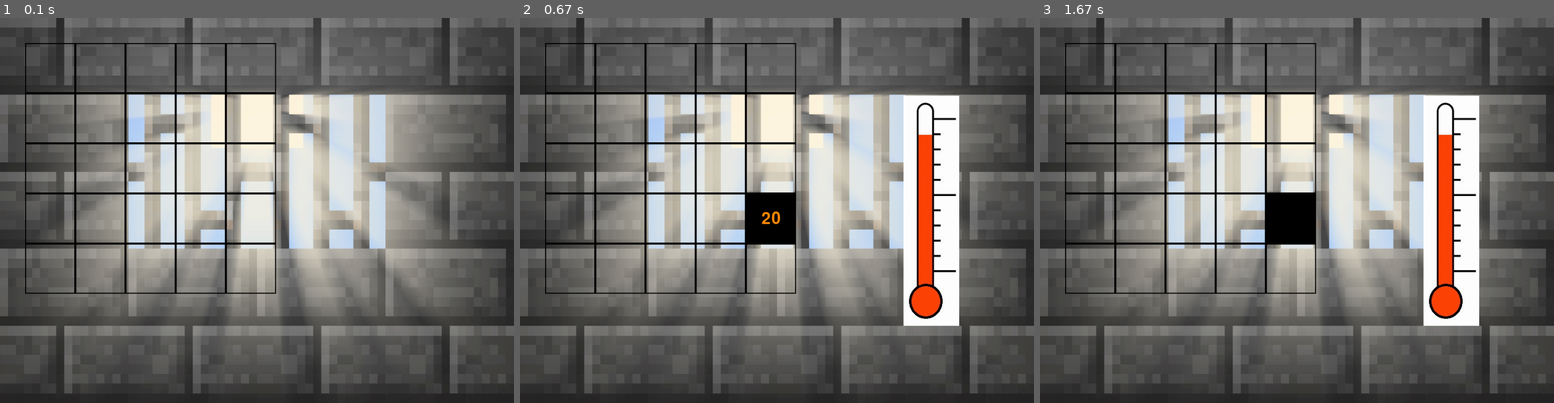
Above: before the commit, frames 1-3 (left to right).
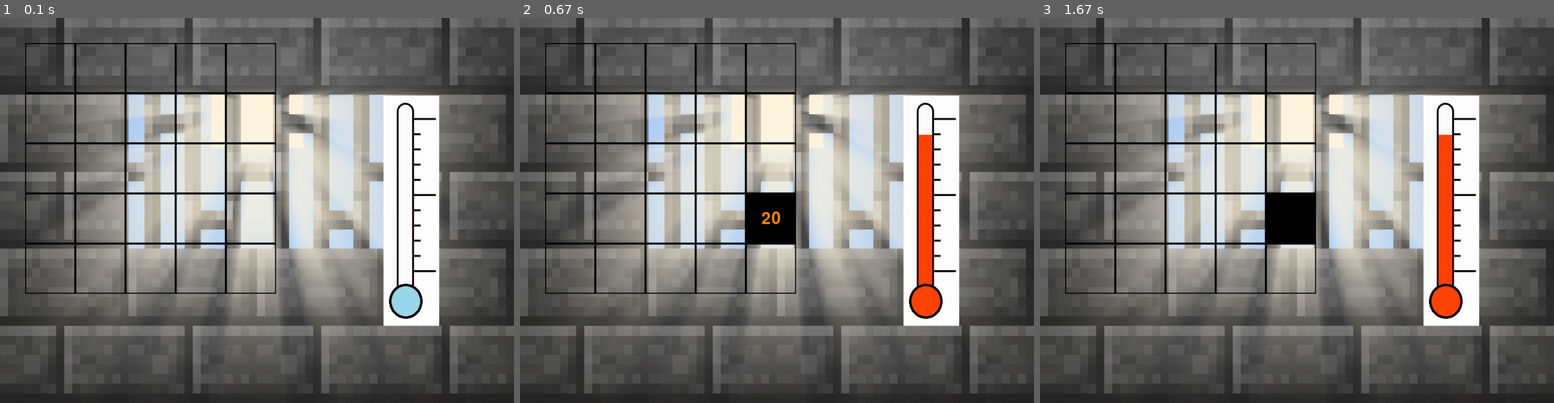
Above: after the commit, the same moments.

Repository: vineetjc/pygame-Search-the-Key
Game: pygame game, started from main.py
The game is run twice, just before and just after one commit, with the same random seed, the same clock (stepped at 60 frames per second) and the same inputs.
Inputs (mouse positions are in pixels of both pictures, inside the frame that each line leads up to):
- Up to frame 1 (0.1 s): no input
- Up to frame 2 (0.67 s): click (777, 210) at 0.38 s
- Up to frame 3 (1.67 s): click (1302, 237) at 0.72 s

The runs differ from the first frame. In frame 1, 6.4% of the frame differs, in the area x 74-86%, y 20-80%; in frame 2, nothing differs; in frame 3, nothing differs.

Commit message:
Clean up code

Diff:
--- a/thegame.py
+++ b/main.py
@@ -1,49 +1,37 @@
 import pygame, sys, random
 from math import sqrt
 from pygame.locals import *
-#for initialisation of necessary steps
+
 pygame.init()
 
+#setup the window display
 size=(1024, 768)
-#setup the window display
-windowSurface = pygame.display.set_mode((size), 0, 32) #the tuple has pixels #display is a module within pygame
-pygame.display.set_caption('Find the key!') #the title of window
-#pygame.display.set_mode((size) , pygame.FULLSCREEN)
+windowSurface = pygame.display.set_mode((size), 0, 32)
+pygame.display.set_caption('Find the key!')
 
 # set up fonts
-basicFont = pygame.font.SysFont(None, 48) #none is for default system font, number is size of font
+basicFont = pygame.font.SysFont(None, 48)
+
 #set colors R,G,B code
 BLACK = (0, 0, 0)
-WHITE = (255, 255, 255)
-RED = (255, 0, 0)
-GREEN = (0, 255, 0)
-BLUE = (0, 0, 255)
-VIOLET = (148,0,221)
 ORANGE = (255,140,0)
-BROWN = (139,69,19)
-GOLD = (255,215,0)
-YELLOW = (255,255,0)
 
+#Find key in 6 turns
 def SEARCH():
-
     KEYPIC=pygame.image.load('Images/THE KEY.jpg')
     BG=pygame.image.load('Images/jail background.jpg')
-    KEYDICT={}
-    INDEX=0 #for traversing through constants list
+    therm=pygame.image.load('Images/thermoLightBlu.jpg')
 
     rects=[0 for i in range(25)] #list for boxes in the game
     blacklist=[] #stores numbers of the boxes clicked (already)
-    key1=random.randint(1,25)
-    keylist=[key1]
-    pictures=[KEYPIC]
-    constants=[0]
+    key_idx=random.randint(1,25) #randomize box with key
     turncount=0 #to check turn count
-    wincount=0 #to check if successfully selected a key
+    haswon=False #to check if successfully selected the key
 
-    flag=0 #loop variable
+    done=False #loop variable
 
-    b=0 #to set default value
-    while flag==0:
+    clickedbox=0 #to set default value
+    while not done:
         right=50
         down=50
         horizontal=100
@@ -54,10 +42,10 @@
                 sys.exit()
             if event.type==MOUSEBUTTONDOWN and event.button==1:
                 pos=event.pos
-                for i in rects:
-                    if i.collidepoint(pos):
-                        distance=sqrt((i.center[0]-rects[key1-1].center[0])**2 + (i.center[1]-rects[key1-1].center[1])**2)
-                        # distance to colour
+                for rec in rects:
+                    if rec.collidepoint(pos):
+                        distance=sqrt((rec.center[0]-rects[key_idx-1].center[0])**2 + (rec.center[1]-rects[key_idx-1].center[1])**2)
+                        # distance to hot/cold
                         if distance<=100:
                             therm=pygame.image.load('Images/thermo+12Red.jpg')
                         if 100<distance<=142:
@@ -88,44 +76,42 @@
                             therm=pygame.image.load('Images/thermoLightBlu.jpg')
 
                         windowSurface.blit(therm,therm.get_rect(center=(8*size[0]/10,size[1]/2)))
-                        clicked=i
-                        b=rects.index(i)+1
-                        if b not in blacklist:
-                            blacklist.append(b)
-                            KEYDICT[b]=pictures[constants[INDEX]]
+                        clicked=rec
+                        clickedbox=rects.index(rec)+1
+                        if clickedbox not in blacklist:
+                            blacklist.append(clickedbox)
                         else:
                             #'clicked already'
-                            b=-100
+                            clickedbox=-1
                             break
                         turncount+=1
                         break
 
-                if b==0: #i.e. clicked outside the boxes
+                if clickedbox==0: #i.e. clicked outside the boxes
                     break
-                if b==-100:
+                if clickedbox==-1:
                     #'this is clicked already'
                     pass
                 else:
                     #black rectangle background
                     blackrect=pygame.draw.rect(windowSurface,BLACK,(clicked.left,clicked.top,clicked.width,clicked.height))
-                    if b in keylist:
+                    if clickedbox==key_idx:
                         text=basicFont.render('BING!',True,ORANGE,BLACK)
-                        INDEX+=1
-                        wincount+=3
+                        haswon=True
                     else:
-                        text=basicFont.render(str(b),True,ORANGE,BLACK)
+                        text=basicFont.render(str(clickedbox),True,ORANGE,BLACK)
                     textbox=text.get_rect(center=(clicked.centerx,clicked.centery))
                     windowSurface.blit(text,textbox)
                     pygame.display.flip()
                     pygame.time.delay(500)
-                    b=0 #reset value
+                    clickedbox=0 #reset value
                     if turncount==6:
-                        if wincount==3:
+                        if haswon:
                             continue
                         else:
-                            if wincount!=3:
+                            if not haswon:
                                 #'you are out of turns!'
-                                flag=1
+                                done=True
                                 text=basicFont.render('GAME OVER', True, BLACK)
                                 textbox=text.get_rect(center=(700,100))
                                 windowSurface.blit(text,textbox)
@@ -135,37 +121,32 @@
         windowSurface.blit(pygame.transform.scale(BG,(size)),(0,0))
         for i in range(25):
             if i+1 in blacklist:
-                if i+1 in keylist:
-                    a=pygame.draw.rect(windowSurface, BLACK, (right,down,horizontal,vertical),2)
-                    picture=KEYDICT[i+1]
+                if i+1==key_idx:
+                    black_rec=pygame.draw.rect(windowSurface, BLACK, (right,down,horizontal,vertical),2)
+                    picture=KEYPIC
                     box=picture.get_rect(center=(rects[i].centerx,rects[i].centery))
                     windowSurface.blit(pygame.transform.scale(picture, (100,100)), (right,down,horizontal,vertical))
                 else:
-                    a=pygame.draw.rect(windowSurface, BLACK, (right,down,horizontal,vertical))
+                    black_rec=pygame.draw.rect(windowSurface, BLACK, (right,down,horizontal,vertical))
             else:
-                a=pygame.draw.rect(windowSurface, BLACK, (right,down,horizontal,vertical),2) #first 2 are right and down position, next 2 are horizontal and vertical sides
-            rects[i]=a
+                black_rec=pygame.draw.rect(windowSurface, BLACK, (right,down,horizontal,vertical),2)
+            rects[i]=black_rec
             right+=100
             if right==(50+100*(6-1)):
                 down+=100
                 right=50
-        try:
-            latest=therm
-            windowSurface.blit(therm,therm.get_rect(center=(8*size[0]/10,size[1]/2)))
-        except NameError:
-            pass
-        if wincount==3:
+        windowSurface.blit(therm,therm.get_rect(center=(8*size[0]/10,size[1]/2)))
+        if haswon:
             pygame.time.delay(500)
             box=KEYPIC.get_rect(center=(800,300))
             #'you win!'
-            flag=1
+            done=1
             text=basicFont.render('YOU WIN!', True, BLACK)
             textbox=text.get_rect(center=(700,100))
             windowSurface.blit(text,textbox)
             windowSurface.blit(KEYPIC,box)
             pygame.display.flip()
             pygame.time.delay(1000)
-
         pygame.display.flip()
 
 if __name__=='__main__':
